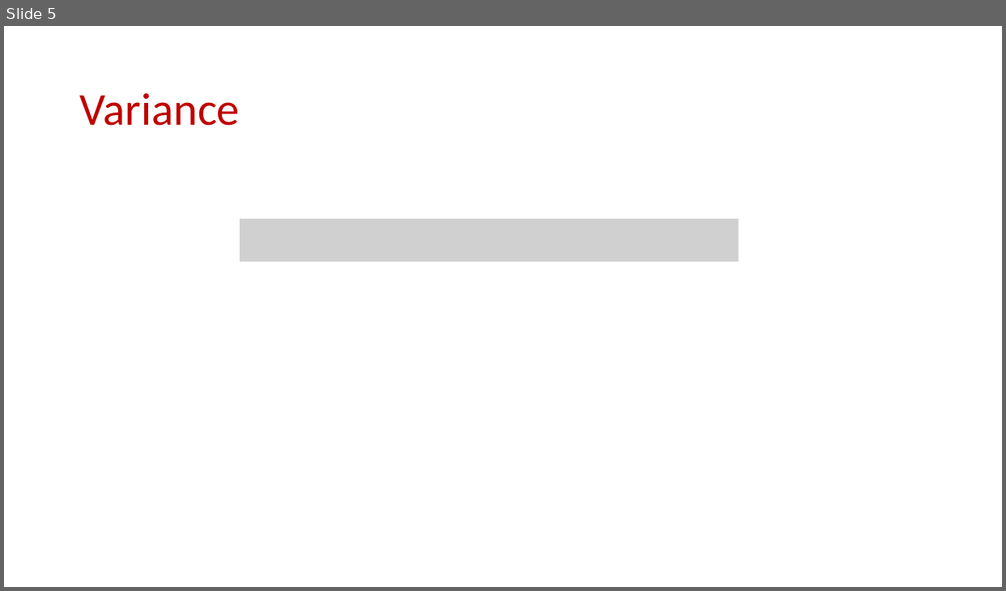
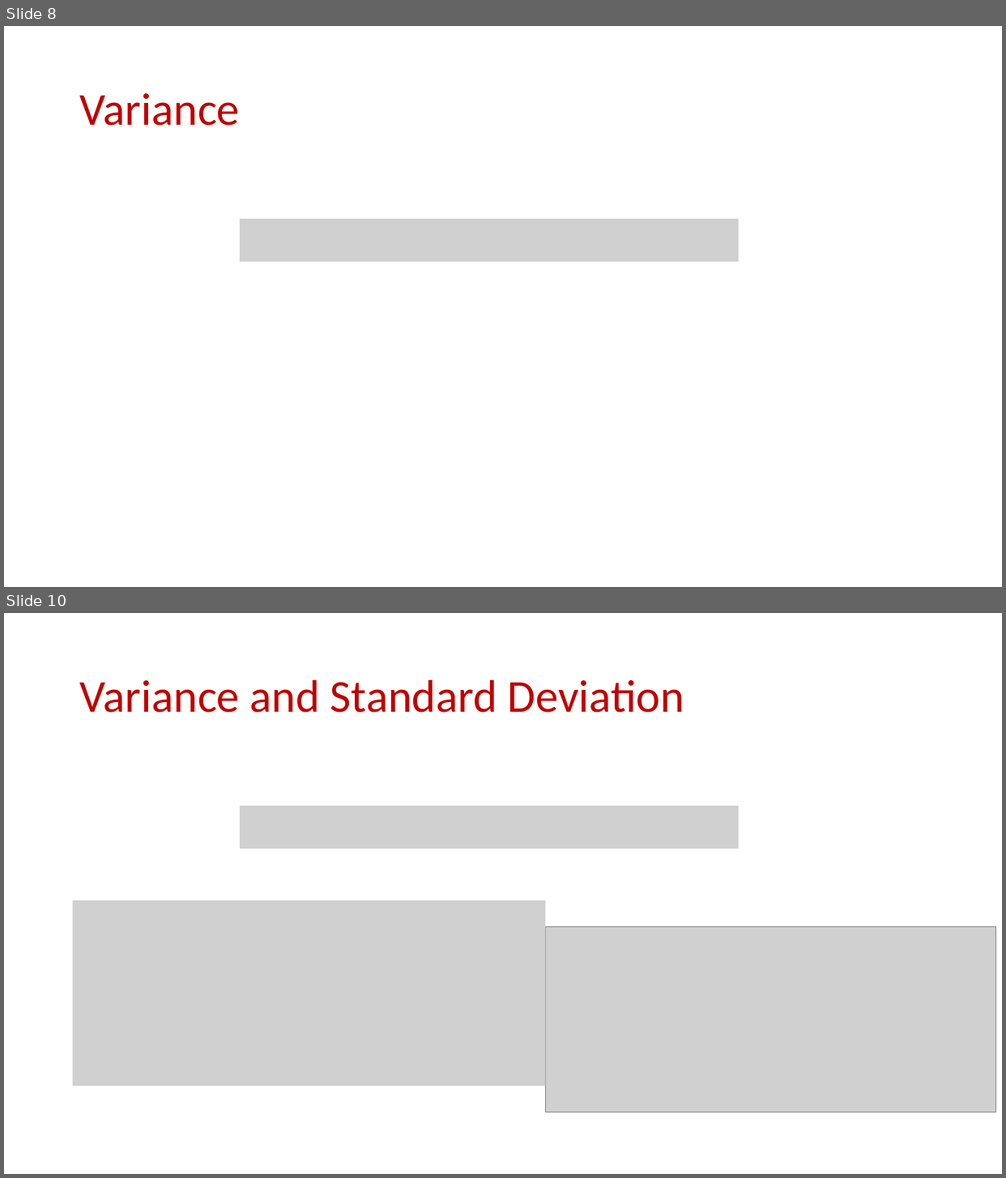
Before and after one commit to samsonzhou/samsonzhou.github.io, a slide deck: CSCE689-23/L4.pptx. Shown one above the other, each under a label of ours: slide 5 before the commit, slides 8 and 10 after it; the slides between them are not shown. The pictures are 1006x591 and 1006x1178 pixels, drawn with LibreOffice and Linux fonts; fonts in the diff are those of the drawing; grey boxes stand for pictures. Boxes give left, top, right and bottom in pixels: in the first picture for what was removed or moved away, otherwise in the second. Text is boxed around its words. In the diff, an @@ line names an element or a change of style, - is before the commit and + after.

```diff
--- a/CSCE689-23/L4.pptx
+++ b/CSCE689-23/L4.pptx
@@ slide 10 added at (x1=4, y1=613, x2=1002, y2=1174), background #FFFFFF @@
@@ title added at (x1=80, y1=679, x2=684, y2=713), 44 pt, text #C00000 @@
+Variance and Standard Deviation
@@ picture added at (x1=240, y1=806, x2=739, y2=849) @@
@@ picture added at (x1=73, y1=901, x2=546, y2=1086) @@
@@ picture added at (x1=546, y1=926, x2=997, y2=1112) @@
@@ what was slide 5 is now slide 8 @@
```
Also in this commit, not shown: 1 slide changed, 38 other slides added, 3 other files.
